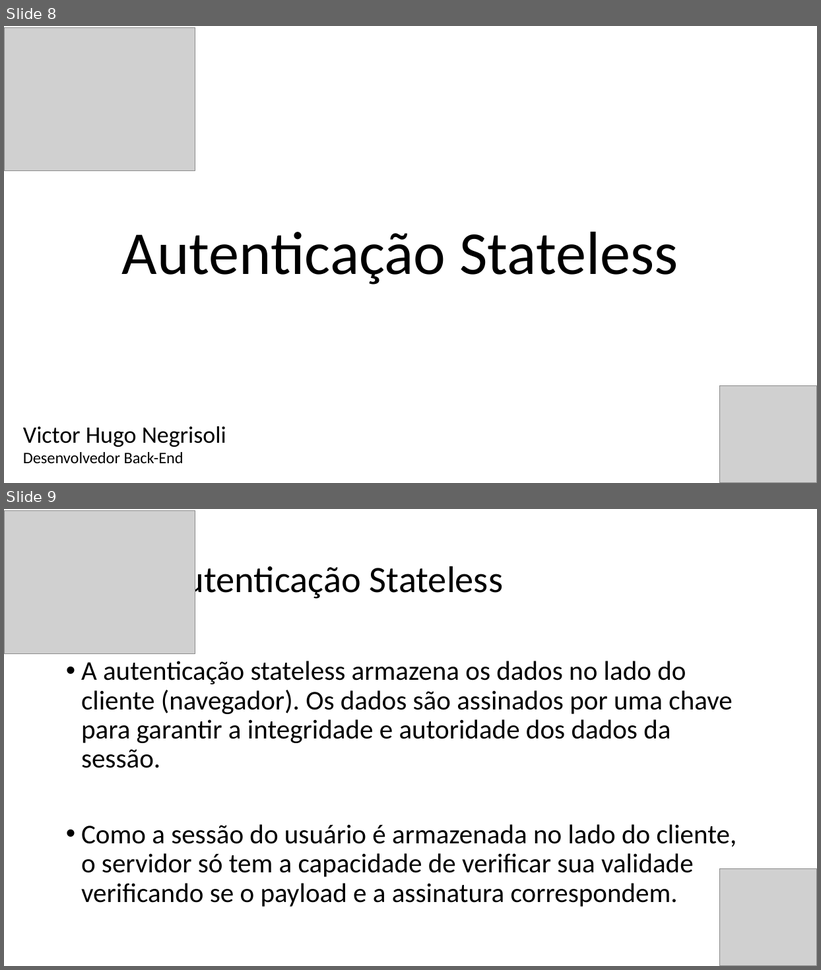
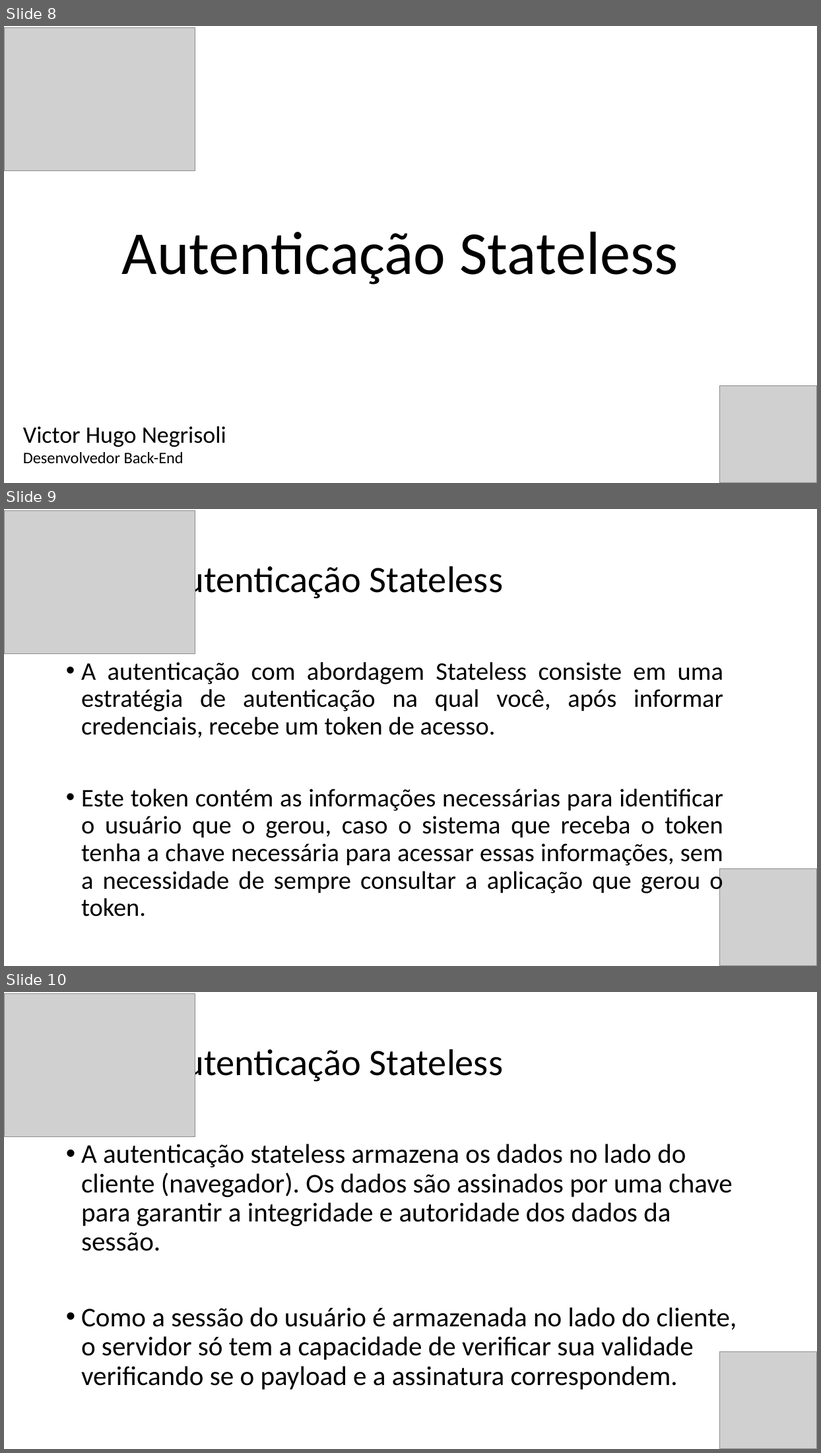
Before and after one commit to vhnegrisoli/curso-udemy-autenticacao-stateless-stateful-microsservicos, a slide deck: Conteúdos/Autenticação Stateless e Stateful em Microsserviços.pptx. Shown one above the other, each under a label of ours: slides 8 and 9 before the commit, slides 8, 9 and 10 after it. The pictures are 821x970 and 821x1453 pixels, drawn with LibreOffice and Linux fonts; fonts in the diff are those of the drawing; grey boxes stand for pictures. Boxes give left, top, right and bottom in pixels: in the first picture for what was removed or moved away, otherwise in the second. Text is boxed around its words. In the diff, an @@ line names an element or a change of style, - is before the commit and + after.

```diff
--- a/Conteúdos/Autenticação Stateless e Stateful em Microsserviços.pptx
+++ b/Conteúdos/Autenticação Stateless e Stateful em Microsserviços.pptx
@@ slide 9 added at (x1=4, y1=509, x2=817, y2=966), background #FFFFFF @@
@@ picture added at (x1=4, y1=510, x2=195, y2=654) @@
@@ text added at (x1=163, y1=561, x2=503, y2=601), 44 pt, text #000000 @@
+Autenticação Stateless
@@ text added at (x1=81, y1=662, x2=723, y2=917), 30 pt, text #000000 @@
+• A autenticação com abordagem Stateless consiste em uma estratégia de autenticação na qual você, após informar credenciais, recebe um token de acesso.
+• Este token contém as informações necessárias para identificar o usuário que o gerou, caso o sistema que receba o token tenha a chave necessária para acessar essas informações, sem a necessidade de sempre consultar a aplicação que gerou o token.
@@ picture added at (x1=720, y1=869, x2=817, y2=966) @@
@@ what was slide 9 is now slide 10 @@
```
Also in this commit, not shown: 1 slide changed.
